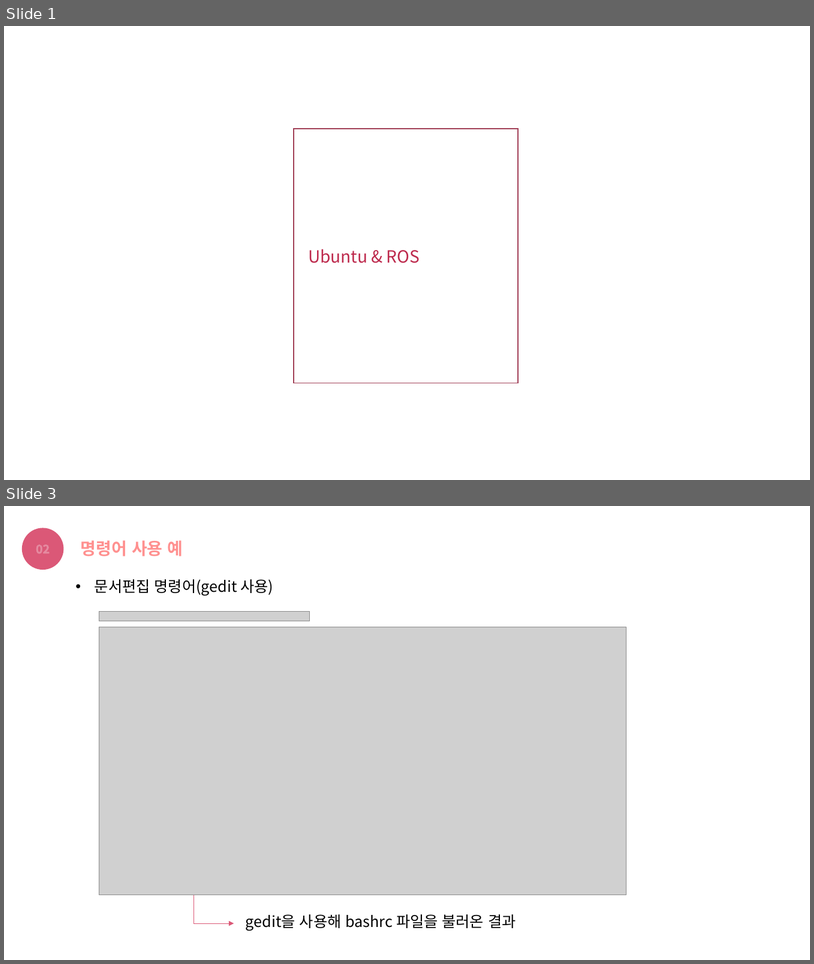
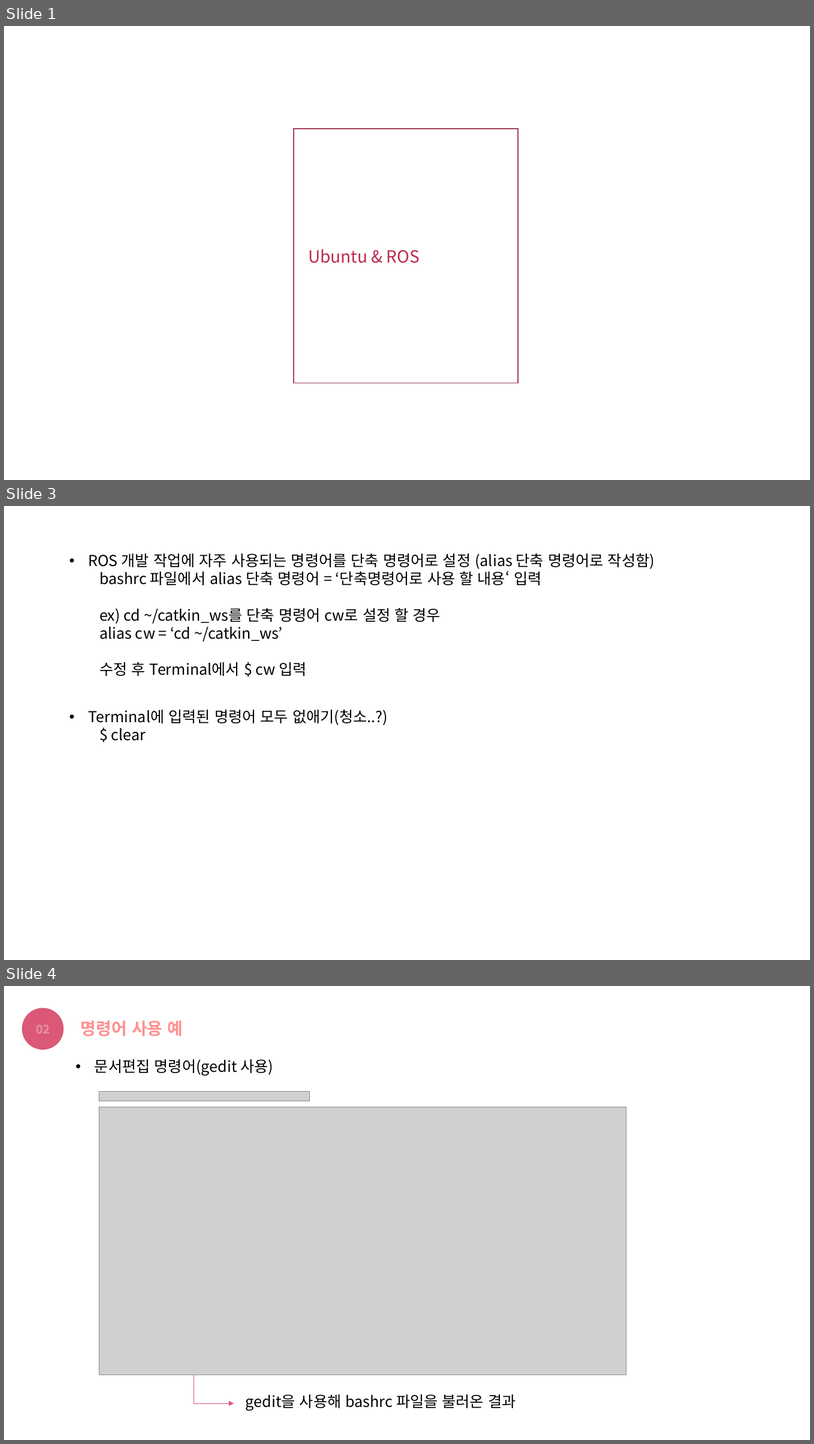
Before and after one commit to choeunyoung0208/silverzero, a slide deck: Turtlebot/Ubuntu & ROS.pptx. Shown one above the other, each under a label of ours: slides 1 and 3 before the commit, slides 1, 3 and 4 after it; the slides between them are not shown. The pictures are 814x964 and 814x1444 pixels, drawn with LibreOffice and Linux fonts; fonts in the diff are those of the drawing; grey boxes stand for pictures. Boxes give left, top, right and bottom in pixels: in the first picture for what was removed or moved away, otherwise in the second. Text is boxed around its words. In the diff, an @@ line names an element or a change of style, - is before the commit and + after.

```diff
--- a/Turtlebot/Ubuntu & ROS.pptx
+++ b/Turtlebot/Ubuntu & ROS.pptx
@@ slide 3 added at (x1=4, y1=506, x2=810, y2=960), background #FFFFFF @@
@@ text added at (x1=88, y1=553, x2=655, y2=676), 18 pt, text #000000 @@
+• ROS 개발 작업에 자주 사용되는 명령어를 단축 명령어로 설정 (alias 단축 명령어로 작성함)
+  bashrc 파일에서 alias 단축 명령어 = ‘단축명령어로 사용 할 내용‘ 입력
+  ex) cd ~/catkin_ws를 단축 명령어 cw로 설정 할 경우
+  alias cw = ‘cd ~/catkin_ws’
+  수정 후 Terminal에서 $ cw 입력
@@ text added at (x1=88, y1=709, x2=388, y2=741), 18 pt, text #000000 @@
+• Terminal에 입력된 명령어 모두 없애기(청소..?)
+  $ clear
@@ what was slide 3 is now slide 4 @@
```
Also in this commit, not shown: 1 slide changed, 1 other slide added.
